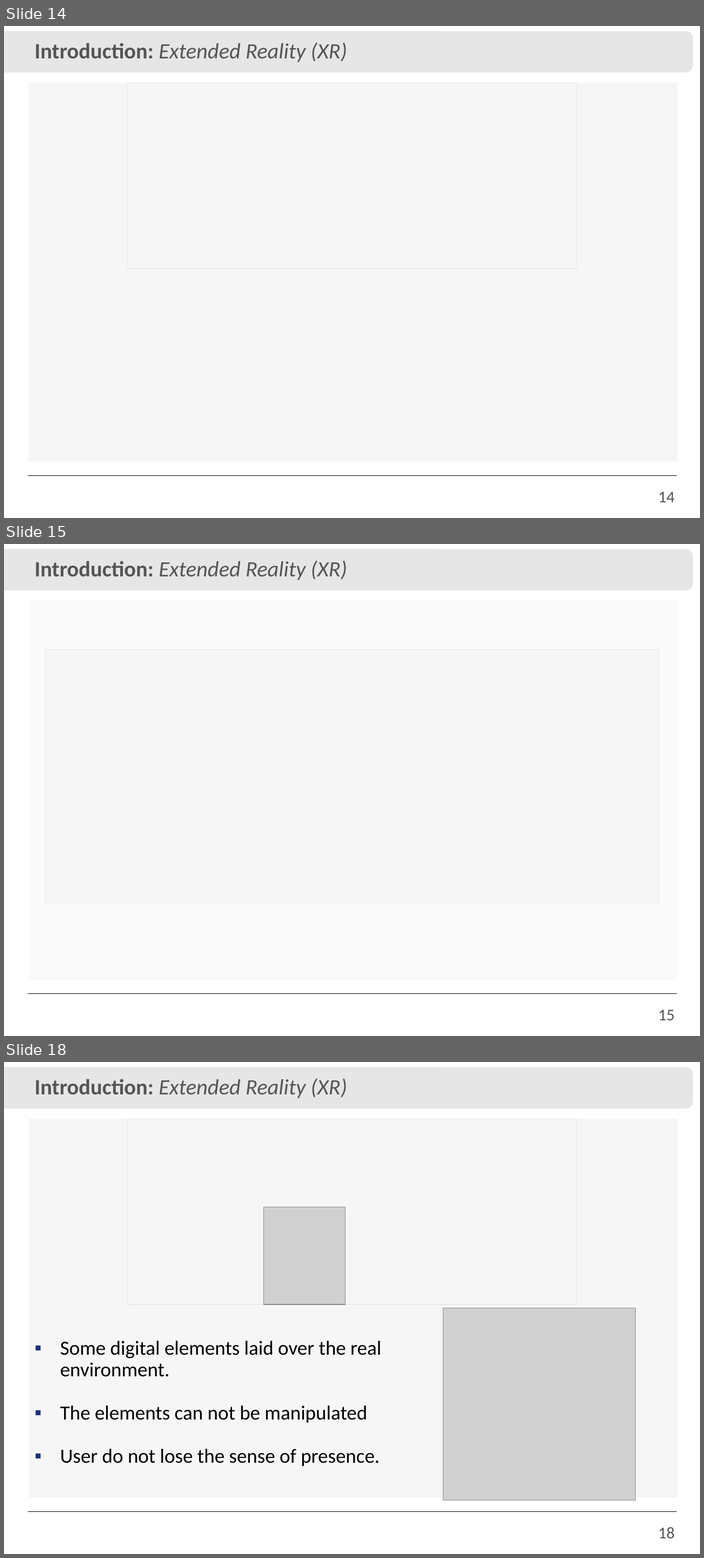
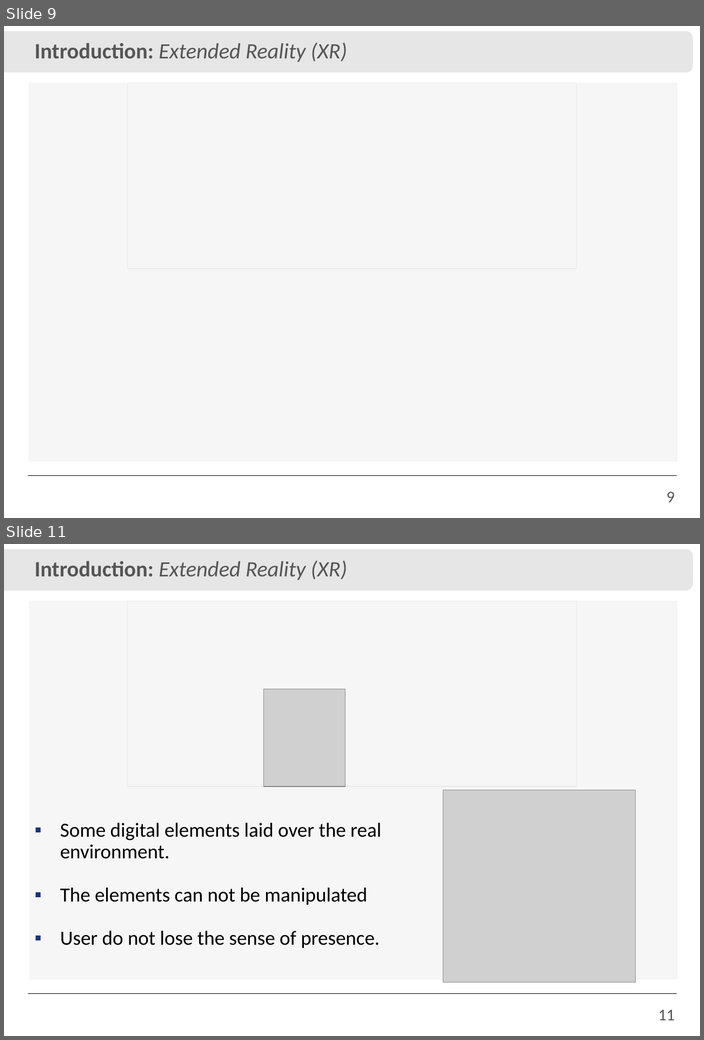
Before and after one commit to IvanRehder/Dissertacao, a slide deck: Apresentação/Apresentação.pptx. Shown one above the other, each under a label of ours: slides 14, 15 and 18 before the commit, slides 9 and 11 after it; the slides between them are not shown. The pictures are 704x1558 and 704x1040 pixels, drawn with LibreOffice and Linux fonts; fonts in the diff are those of the drawing; grey boxes stand for pictures; background and template pictures are left out. Boxes give left, top, right and bottom in pixels: in the first picture for what was removed or moved away, otherwise in the second. Text is boxed around its words. In the diff, an @@ line names an element or a change of style, - is before the commit and + after.

```diff
--- a/Apresentação/Apresentação.pptx
+++ b/Apresentação/Apresentação.pptx
@@ slide 15 removed at <box>4,544,700,1036</box>, background #FFFFFF; not listed: 3 template elements that a slide beside it also shows @@
@@ text removed at <box>35,560,347,580</box> @@
-Introduction: Extended Reality (XR)
@@ rectangle removed at <box>28,601,677,979</box> @@
@@ rectangle removed at <box>29,601,677,979</box> @@
@@ picture removed at <box>45,649,658,903</box> @@
@@ what was slide 14 is now slide 9 @@
@@ page number at <box>666,491,674,502</box>: text changed @@
-14
+9
@@ what was slide 18 is now slide 11 @@
@@ page number at <box>658,1009,675,1020</box>: text changed @@
-18
+11
```
Also in this commit, not shown: 4 slides changed, 12 other slides removed, 1 other file.
